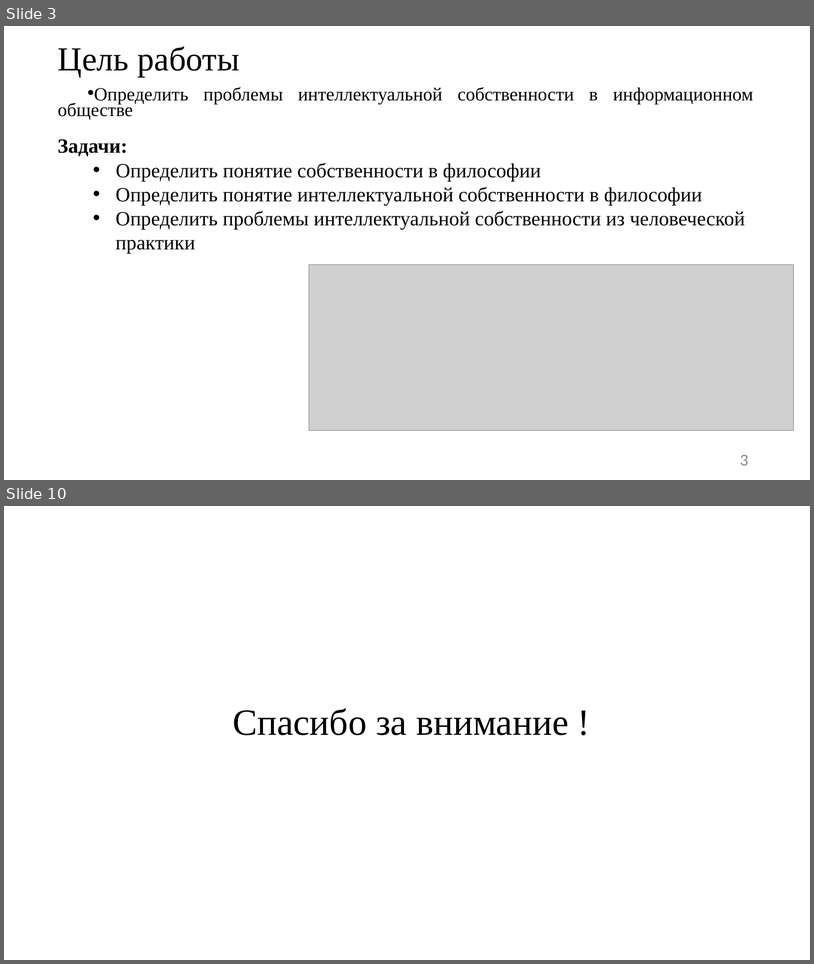
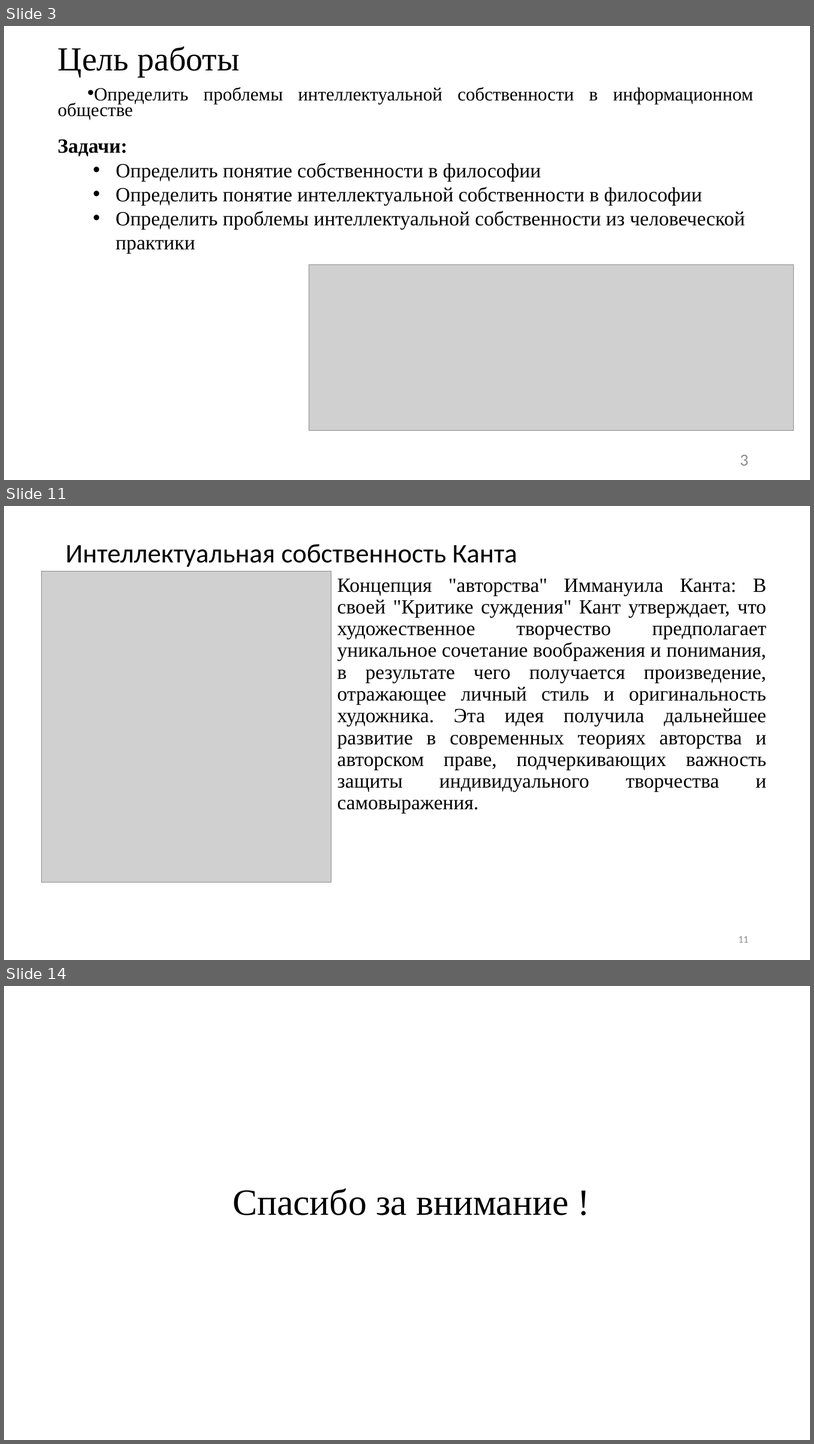
Before and after one commit to JacKira/UpLift_CandidateDegree, a slide deck: Философия/Выступление/Презентация Фейзуллин М8О-104А-23.pptx. Shown one above the other, each under a label of ours: slides 3 and 10 before the commit, slides 3, 11 and 14 after it; the slides between them are not shown. The pictures are 814x964 and 814x1444 pixels, drawn with LibreOffice and Linux fonts; fonts in the diff are those of the drawing; grey boxes stand for pictures. Boxes give left, top, right and bottom in pixels: in the first picture for what was removed or moved away, otherwise in the second. Text is boxed around its words. In the diff, an @@ line names an element or a change of style, - is before the commit and + after.

```diff
--- a/Философия/Выступление/Презентация Фейзуллин М8О-104А-23.pptx
+++ b/Философия/Выступление/Презентация Фейзуллин М8О-104А-23.pptx
@@ slide 11 added at (x1=4, y1=506, x2=810, y2=960), background #FFFFFF @@
@@ title added at (x1=66, y1=544, x2=518, y2=567), 32 pt, text #000000 @@
+Интеллектуальная собственность Канта
@@ picture added at (x1=42, y1=571, x2=331, y2=882) @@
@@ text added at (x1=338, y1=579, x2=767, y2=813), 24 pt, text #000000 @@
+Концепция "авторства" Иммануила Канта: В своей "Критике суждения" Кант утверждает, что художественное творчество предполагает уникальное сочетание воображения и понимания, в результате чего получается произведение, отражающее личный стиль и оригинальность художника. Эта идея получила дальнейшее развитие в современных теориях авторства и авторском праве, подчеркивающих важность защиты индивидуального творчества и самовыражения.
@@ page number added at (x1=738, y1=936, x2=749, y2=942), 12 pt, text #8C8C8C @@
+11
@@ what was slide 10 is now slide 14 @@
```
Also in this commit, not shown: 5 slides changed, 4 other slides added, 1 slide removed.
